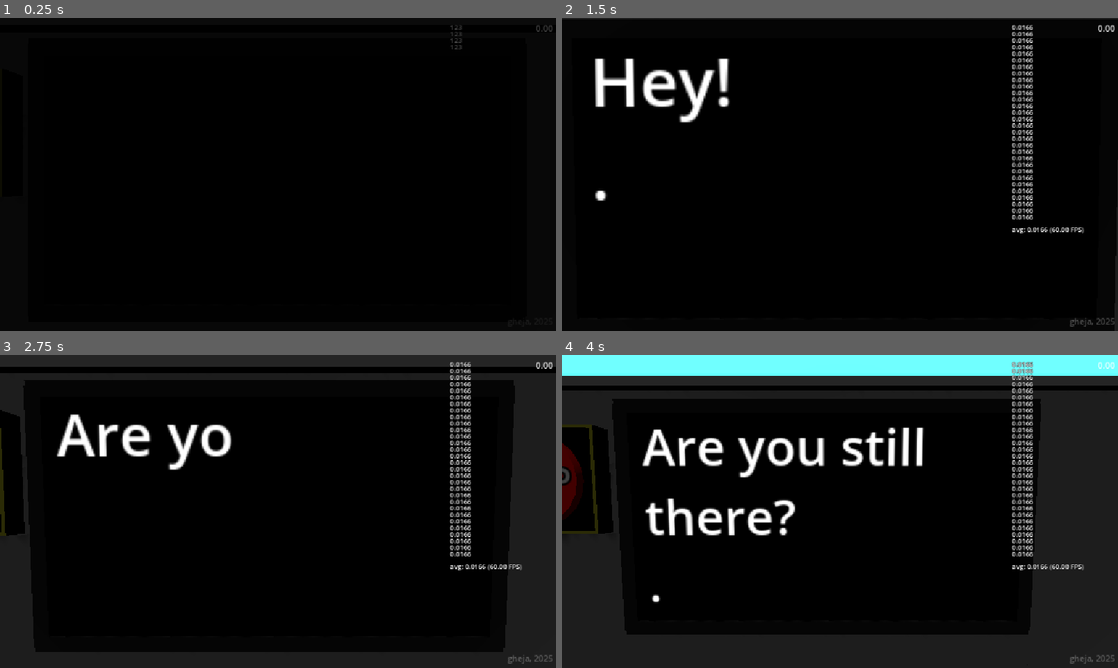
Above: before the commit, frames 1-4 (two rows, left to right).
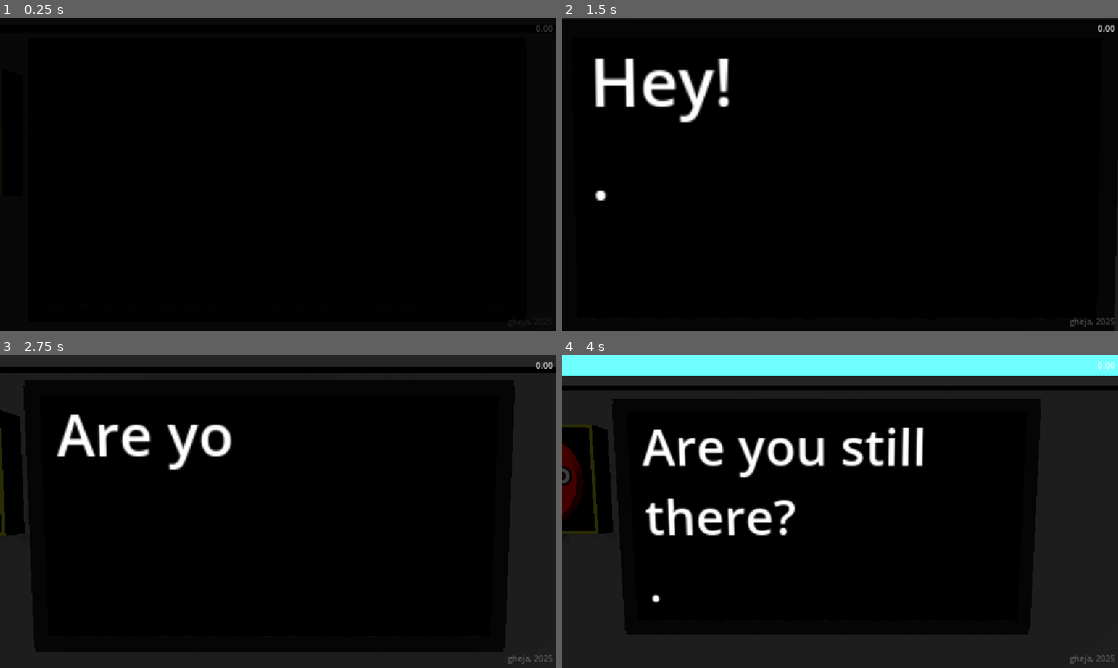
Above: after the commit, the same moments.

Repository: gheja/bot-loop
Game: Godot game, scene res://scenes/main_scene.tscn
Same seed, same stepped clock (60 frames per second), same inputs: the game is played once before the commit and once after it.
Inputs (mouse positions are in pixels of both pictures, inside the frame that each line leads up to):
- Up to frame 1 (0.25 s): no input
- Up to frame 2 (1.5 s): tap Enter at 0.5 s; move the mouse to (962, 158) at 0.52 s; hold D (move_right) 0.53-1.28 s; tap E (action_primary) at 0.6, 1.35 s; move the mouse to (812, 174) at 1.27 s; hold W (move_up) from 1.28 s (still down)
- Up to frame 3 (2.75 s): keep holding W (move_up); move the mouse to (289, 505) at 2.02 s; tap E (action_primary) at 2.1 s
- Up to frame 4 (4 s): keep holding W (move_up); move the mouse to (834, 517) at 2.77 s; tap E (action_primary) at 2.85, 3.6 s; move the mouse to (878, 514) at 3.52 s

The runs differ from the first frame. In frame 1, less than 0.1% of the frame differs, in the area x 81-84%, y 2-10%; in frame 2, 1.5%; in frame 3, 1.5%; in frame 4, 1.6%, in the area x 80-94%, y 2-69%.

Commit message:
Removed debug interface

Diff:
--- a/src/project.godot
+++ b/src/project.godot
@@ -21,7 +21,6 @@
 TransitionUi="*res://autoload/transition_ui.tscn"
 GameState="*res://autoload/game_state.gd"
 Constants="*res://autoload/constants.gd"
-DebugInterfaceA="*res://scenes/debug_interface.tscn"
 AudioManager="*res://autoload/audio_manager.tscn"
 
 [display]
